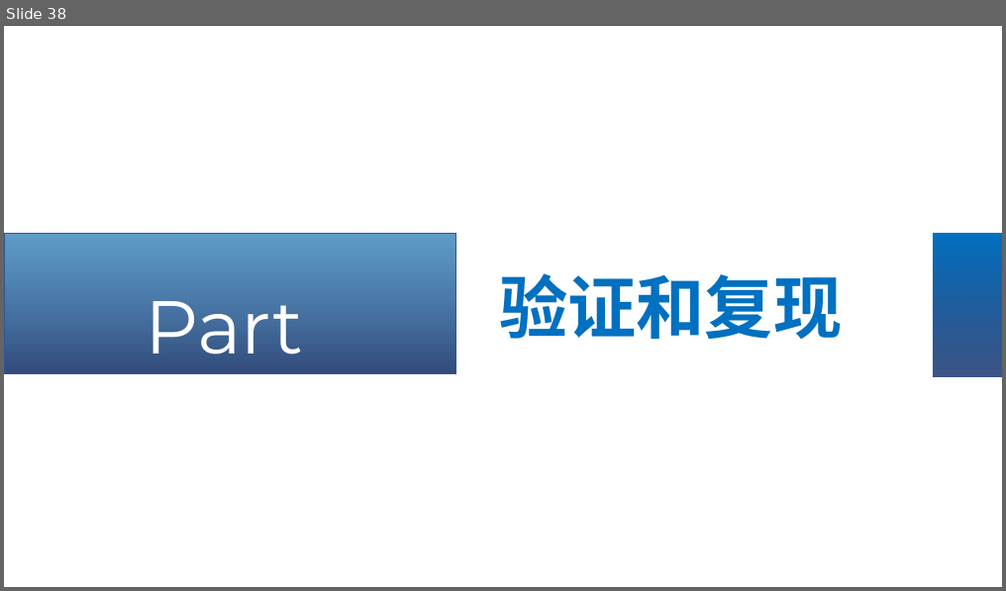
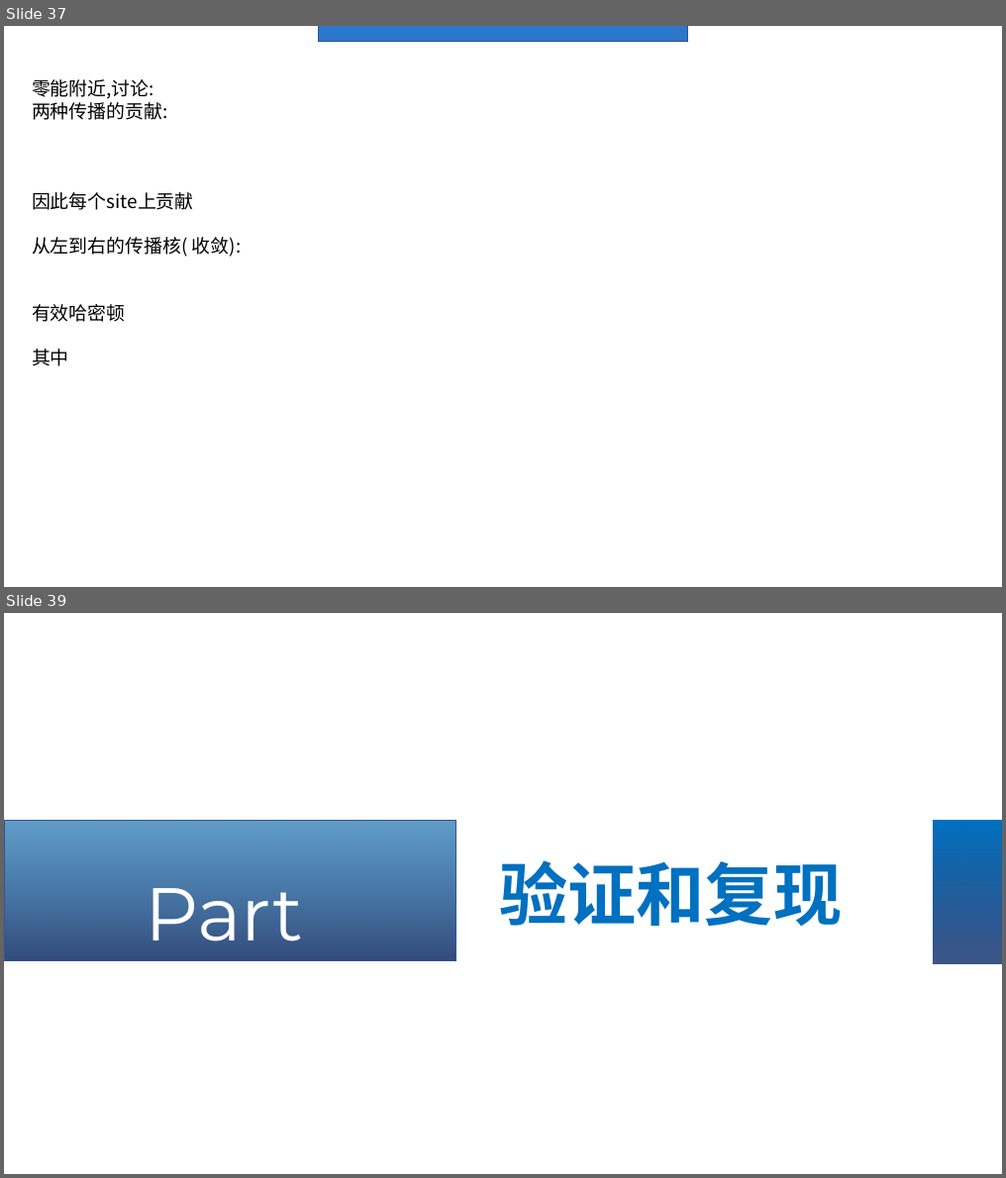
Before and after one commit to Asice-Cloud/quantummmm, a slide deck: y2.pptx. Shown one above the other, each under a label of ours: slide 38 before the commit, slides 37 and 39 after it; the slides between them are not shown. The pictures are 1006x591 and 1006x1178 pixels, drawn with LibreOffice and Linux fonts; fonts in the diff are those of the drawing; grey boxes stand for pictures. Boxes give left, top, right and bottom in pixels: in the first picture for what was removed or moved away, otherwise in the second. Text is boxed around its words. In the diff, an @@ line names an element or a change of style, - is before the commit and + after.

```diff
--- a/y2.pptx
+++ b/y2.pptx
@@ slide 37 added at (4,26,1002,587), background #FFFFFF @@
@@ rectangle added at (318,26,687,41), fill #2B77CC, outline #325491 1 pt @@
@@ text added at (32,79,241,367), 18 pt, text #000000 @@
+零能附近,讨论:
+两种传播的贡献:
+因此每个site上贡献
+从左到右的传播核( 收敛):
+有效哈密顿
+其中
@@ what was slide 38 is now slide 39 @@
```
Also in this commit, not shown: 5 slides changed, 2 other slides added, 1 slide removed.
